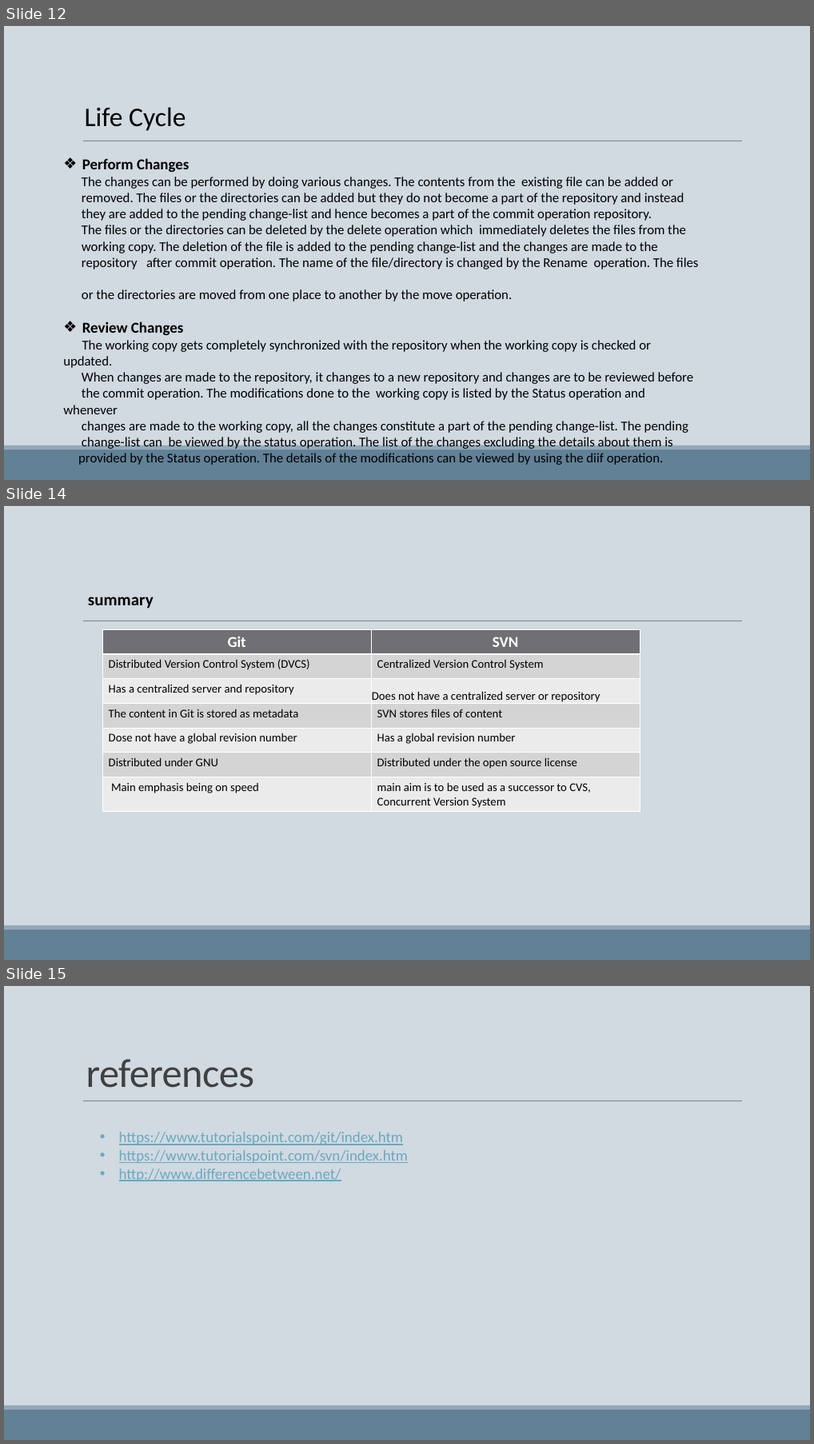
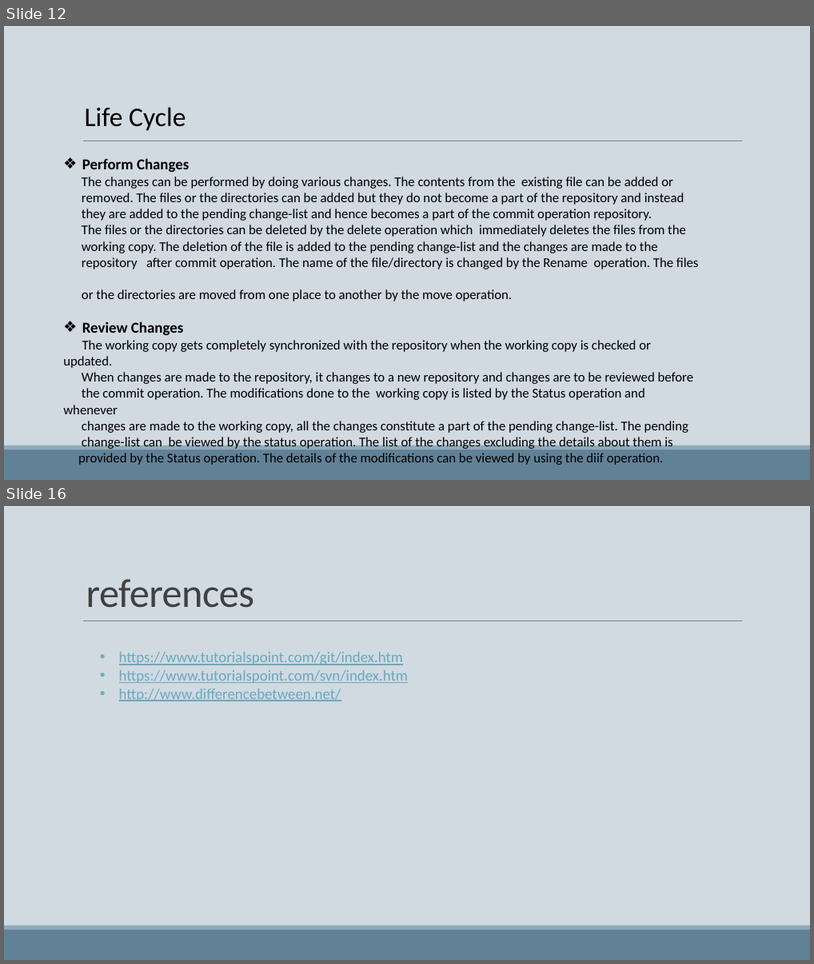
Before and after one commit to manarabdi1/Test-plan, a slide deck: Git VS SVN.pptm. Shown one above the other, each under a label of ours: slides 12, 14 and 15 before the commit, slides 12 and 16 after it; the slides between them are not shown. The pictures are 814x1444 and 814x964 pixels, drawn with LibreOffice and Linux fonts; fonts in the diff are those of the drawing. Boxes give left, top, right and bottom in pixels: in the first picture for what was removed or moved away, otherwise in the second. Text is boxed around its words. In the diff, an @@ line names an element or a change of style, - is before the commit and + after.

```diff
--- a/Git VS SVN.pptm
+++ b/Git VS SVN.pptm
@@ slide 14 removed at (x1=4, y1=506, x2=810, y2=960), background #D1D9E1; not listed: 3 template elements that a slide beside it also shows @@
@@ text removed at (x1=88, y1=596, x2=154, y2=608) @@
-summary
@@ table removed at (x1=102, y1=629, x2=640, y2=811), 7 rows, 2 columns @@
-Git | SVN
-Distributed Version Control System (DVCS) | Centralized Version Control System
-Has a centralized server and repository | Does not have a centralized server or repository
-The content in Git is stored as metadata | SVN stores files of content
-Dose not have a global revision number | Has a global revision number
-Distributed under GNU | Distributed under the open source license
-Main emphasis being on speed | main aim is to be used as a successor to CVS, Concurrent Version System
@@ what was slide 15 is now slide 16 @@
```
Also in this commit, not shown: 6 slides changed, 2 slides added, 1 other file.
